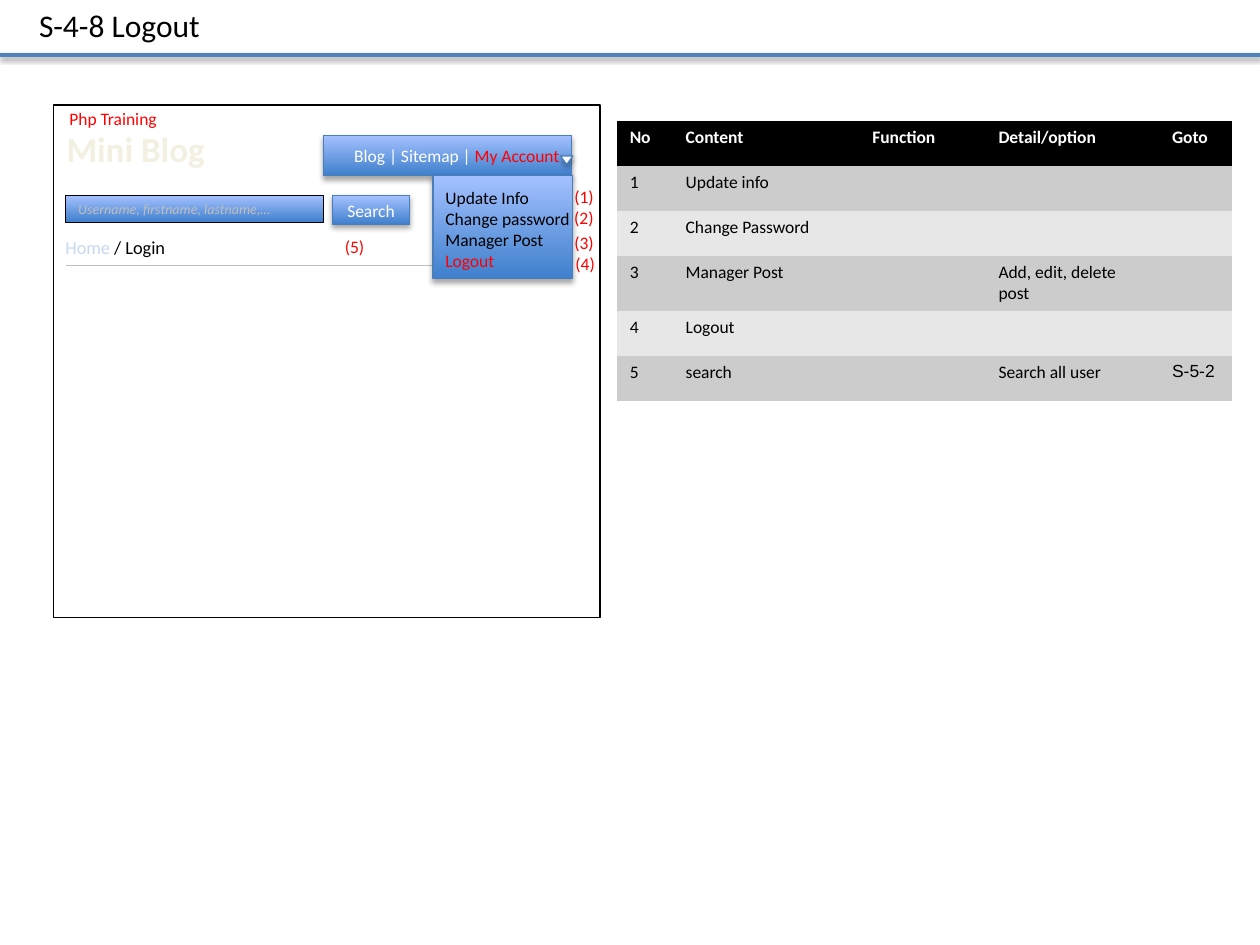
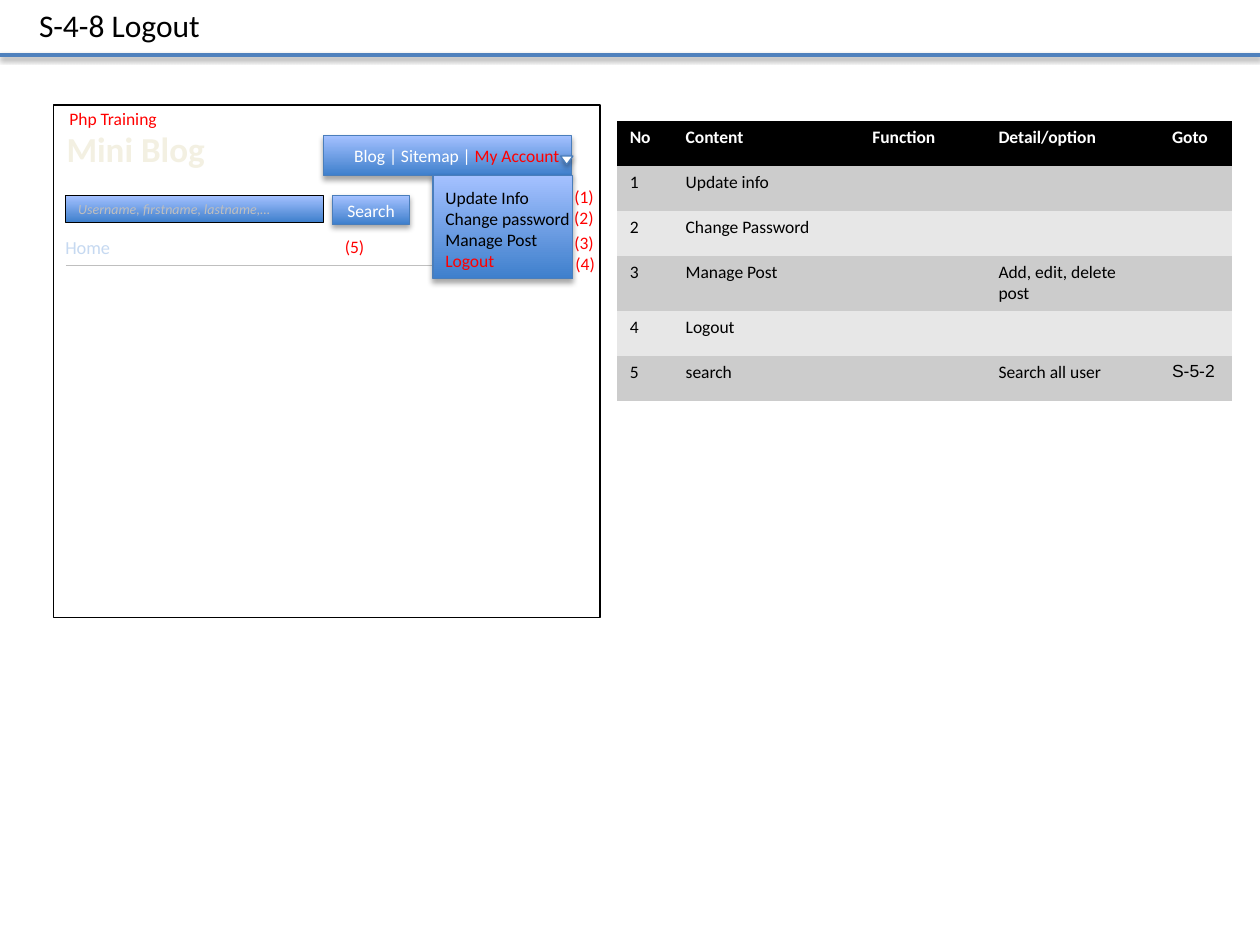
Before and after one commit to truong-vu-mulodo/mini-blog, a slide deck: slide 5 of php/tam-v.anh/doc/detail_design/frontend/wireframe/MiniBlog_Wireframe_Ver_0.1.0.pptx. Drawn at 1260x945 pixels with LibreOffice and Linux fonts; fonts in the diff are those of the drawing. Boxes give left, top, right and bottom in pixels: in the first picture for what was removed or moved away, otherwise in the second. Text is boxed around its words. In the diff, an @@ line names an element or a change of style, - is before the commit and + after.

Commit message:
fix sitemap, edit text, update homepage

```diff
--- a/php/tam-v.anh/doc/detail_design/frontend/wireframe/MiniBlog_Wireframe_Ver_0.1.0.pptx
+++ b/php/tam-v.anh/doc/detail_design/frontend/wireframe/MiniBlog_Wireframe_Ver_0.1.0.pptx
@@ table at box(617, 121, 1231, 401) @@
-row 4, column 2: Manager Post
+row 4, column 2: Manage Post
@@ text at box(445, 234, 537, 249): text changed @@
-Manager Post
+Manage Post
@@ text at box(65, 242, 110, 254): text changed; text colour #000000 to #C6D9F1 @@
-Home / Login
+Home
```
Also in this commit, not shown: 2 other slides changed.
